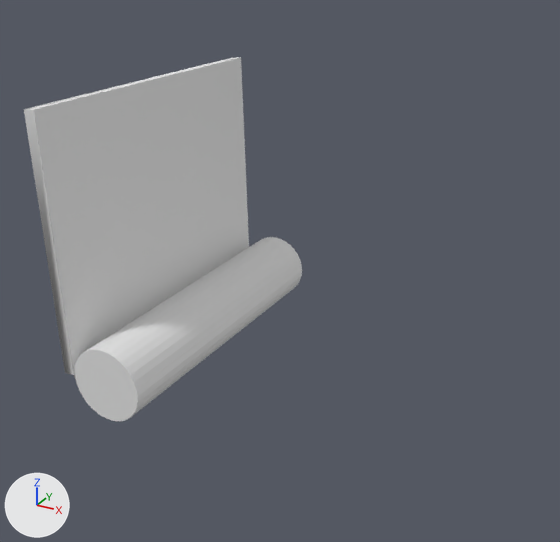
The FBX model Blender Exports/Hingehalf.fbx as it was, and as the next commit left it.
Rendered twice from a 50 mm lens placed at (0.521, -0.742, 0.459), pointed at (0.052, 0.111, 0.033). The axes (+X, +Y, +Z) are drawn at lower left. The lights are the same throughout. Where no turn or scale is listed for an object, it has been applied to the vertices.
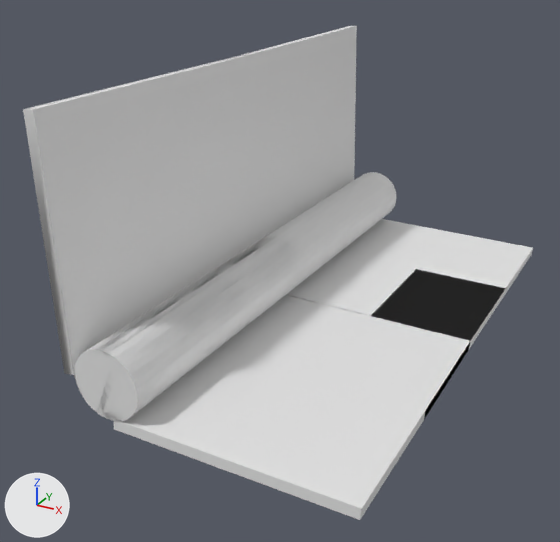
What the commit changed:
me_cylinder is used by ob_cylinder; location (0.0, 0.0, 0.0).
me_cylinder had 71 vertices, 40 faces and spanned x -0.065..0.044, y -0.197..0.193, z -0.044..0.3.
me_cylinder now has 225 vertices, 132 faces and spans x -0.065..0.044, y -0.198..0.576, z -0.044..0.305.
me_cylinder part 1: a new loose piece of 74 vertices spanning x -0.065..0.044, y -0.198..0.576, z -0.044..0.305.
me_cylinder part 2: a new loose piece of 74 vertices spanning x -0.065..0.044, y -0.197..0.575, z -0.044..0.305.
Mesh me_cylinder_001 is new.
It has 150 vertices, 88 faces and spans x -0.044..0.305, y -0.576..0.198, z -0.065..0.044.
Object 'Cylinder.001' (ob_cylinder_001) is new; it shows me_cylinder_001.
Its location is (0.0, 0.384, 0.0).

Location of each change, (x1, y1, x2, y2) in pixels of the pictures (560 x 542 px):
'Cylinder', reshaped (20% wider, 8% taller): before (24, 57, 302, 421); after (23, 26, 357, 421)
'Cylinder.001', added: after (114, 172, 533, 520)
part 1 of me_cylinder, added: after (23, 26, 357, 375)
part 2 of me_cylinder, added: after (60, 237, 302, 421)
